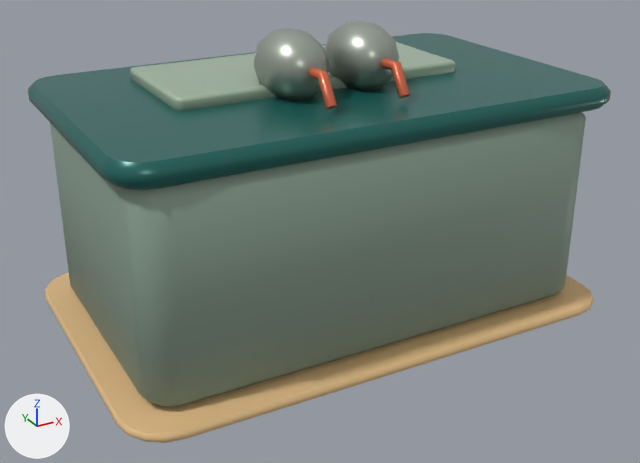
The glTF model assets/models/desert/showers.glb as it was, and as the next commit left it.
Both versions are drawn from a 50 mm camera at (-4.51, -8.28, 4.95) aimed at (-0.1, -0.26, 0.94). The axes (+X, +Y, +Z) are drawn at lower left. The lights are the same throughout. The older version comes first. Vertices at exactly the same position are counted once.

Names of what the first picture shows: 'Showers'.
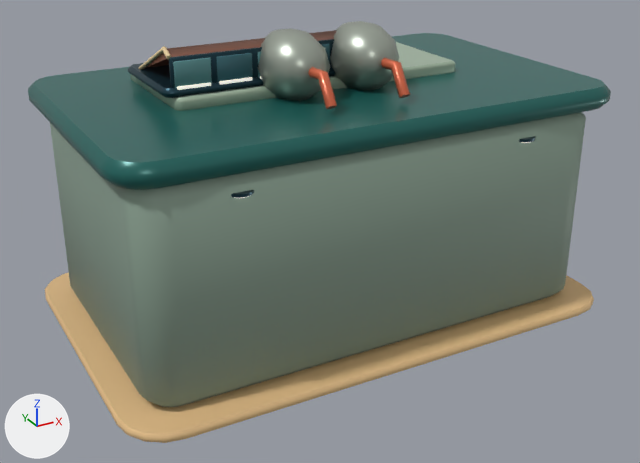
What changed in the scene script:
```text
Add mat_light:
    mat_light = bpy.data.materials.new('Light')
    mat_light.use_nodes = True; mat_light.node_tree.nodes.clear()
    _N = mat_light.node_tree.nodes; _L = mat_light.node_tree.links
    n0 = _N.new('ShaderNodeBsdfPrincipled'); n0.name = 'Principled BSDF'
    n0.inputs[2].default_value = 0.36  # 'Roughness'
    n0.inputs[28].default_value = 0.55  # 'Emission Strength'
    n1 = _N.new('ShaderNodeOutputMaterial'); n1.name = 'Material Output'
    n2 = _N.new('ShaderNodeVertexColor'); n2.name = 'Color Attribute'
    _L.new(n0.outputs[0], n1.inputs[0])  # 'BSDF' to 'Surface'
    _L.new(n2.outputs[0], n0.inputs[0])  # 'Color' to 'Base Color'
Change me_showers:
    remove me_showers.from_pydata(...)  # 1122 vertices, 2176 faces; spans x -2.88..2.92, y -1.9..1.9, z -0.01..3.23
    add me_showers.from_pydata(...)  # 2154 vertices, 4162 faces; spans x -2.88..2.92, y -1.9..1.9, z -0.01..3.23
    me_showers part 1: the loose piece of 72 vertices spanning x -1.59..-1.03, y 1.74..1.8, z 1.57..1.82 is copied, and the copy is scaled about its middle by (0.698, 0.417, 1.22), then moved by (-0.16, -1.94, 1.18); it spans x -1.66..-1.28, y -0.18..-0.16, z 2.73..3.02
    me_showers part 2: the loose piece of 72 vertices spanning x -1.59..-1.03, y 1.74..1.8, z 1.57..1.82 is copied, and the copy is scaled about its middle by (0.698, 0.417, 1.22), then moved by (0.28, -1.94, 1.18); it spans x -1.22..-0.83, y -0.18..-0.16, z 2.73..3.02
    me_showers part 3: the loose piece of 72 vertices spanning x -1.59..-1.03, y 1.74..1.8, z 1.57..1.82 is copied, and the copy is scaled about its middle by (0.698, 0.417, 1.22), then moved by (0.73, -1.94, 1.18); it spans x -0.77..-0.39, y -0.18..-0.16, z 2.73..3.02
    me_showers part 4: the loose piece of 72 vertices spanning x -1.59..-1.03, y 1.74..1.8, z 1.57..1.82 is copied, and the copy is scaled about its middle by (0.698, 0.417, 1.22), then moved by (1.18, -1.94, 1.18); it spans x -0.33..0.06, y -0.18..-0.16, z 2.73..3.02
    me_showers part 5: a new loose piece, a 12-sided cylinder along z spanning x -1.74..-1.48, y -1.66..-1.4, z 2.125..2.155, in mat_metal
    me_showers part 6: a new loose piece, a 12-sided cylinder along z spanning x 1.48..1.74, y -1.66..-1.4, z 2.125..2.155, in mat_metal
    me_showers part 7: the loose piece of 72 vertices spanning x -1.69..1.69, y -0.26..1.26, z 2.53..2.67 is copied, and the copy is scaled about its middle by (0.105, 0.00973, 0.226), then moved by (-1.47, -0.69, 0.16), in mat_light; it spans x -1.65..-1.29, y -0.2..-0.18, z 2.74..2.78
    me_showers part 8: the loose piece of 72 vertices spanning x -1.59..-1.03, y 1.74..1.8, z 1.57..1.82 is copied, and the copy is scaled about its middle by (0.647, 0.383, 0.114), then moved by (0.28, -1.96, 1.07), in mat_light; it spans x -1.2..-0.85, y -0.2..-0.18, z 2.74..2.78
    me_showers part 9: a new loose piece of 80 vertices spanning x -1.79..0.63, y -0.22..1.03, z 2.67..2.76, in mat_metal
    me_showers part 10: a new loose piece of 72 vertices spanning x -1.7..0.54, y -0.17..-0.12, z 2.68..3.06, in mat_metal
    me_showers part 11: a new loose piece of 28 vertices spanning x -1.72..-1.67, y -0.16..0.97, z 2.66..3.14, in mat_paint
    me_showers part 12: 8 vertices added at x -1.7..0.54, y -0.14..0.96, z 2.68..3.12
    me_showers part 13: 102 kept faces spanning x -1.69..1.65, y -0.6..1.22, z 2.54..3.18 get new vertex colours; the middle colour goes from grey #a6aea3 to grey #99a196
    other edits to the shape of me_showers do not show in these pictures
    add me_showers.materials.append(mat_light)
```

What differs and where, as boxes (x1, y1, x2, y2) in the pictures (640 x 463 px):
part 1 of me_showers, added: after (173, 57, 212, 88)
part 2 of me_showers, added: after (216, 53, 253, 83)
part 3 of me_showers, added (mostly hidden): after (257, 52, 261, 78)
part 4 of me_showers, added (mostly hidden): after (322, 44, 330, 62)
part 5 of me_showers, added: after (231, 190, 254, 198)
part 6 of me_showers, added: after (519, 136, 536, 142)
part 7 of me_showers, added: after (177, 83, 211, 90)
part 8 of me_showers, added: after (219, 77, 252, 85)
part 9 of me_showers, added: after (128, 63, 335, 98)
part 10 of me_showers, added: after (169, 39, 334, 88)
part 11 of me_showers, added: after (138, 46, 171, 70)
part 12 of me_showers, added: after (145, 30, 337, 68)
part 13 of me_showers, recoloured: before (130, 27, 341, 109); after (145, 27, 341, 109)
